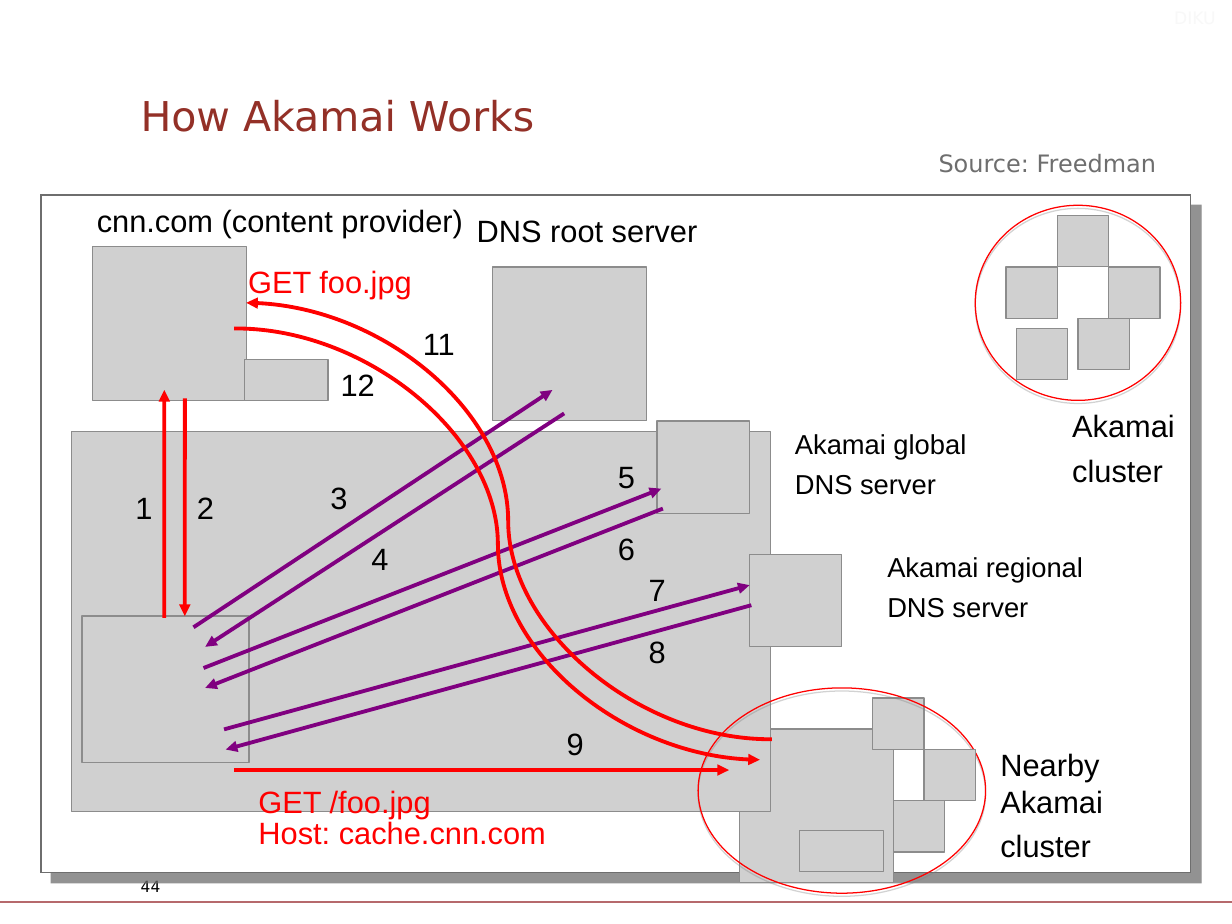
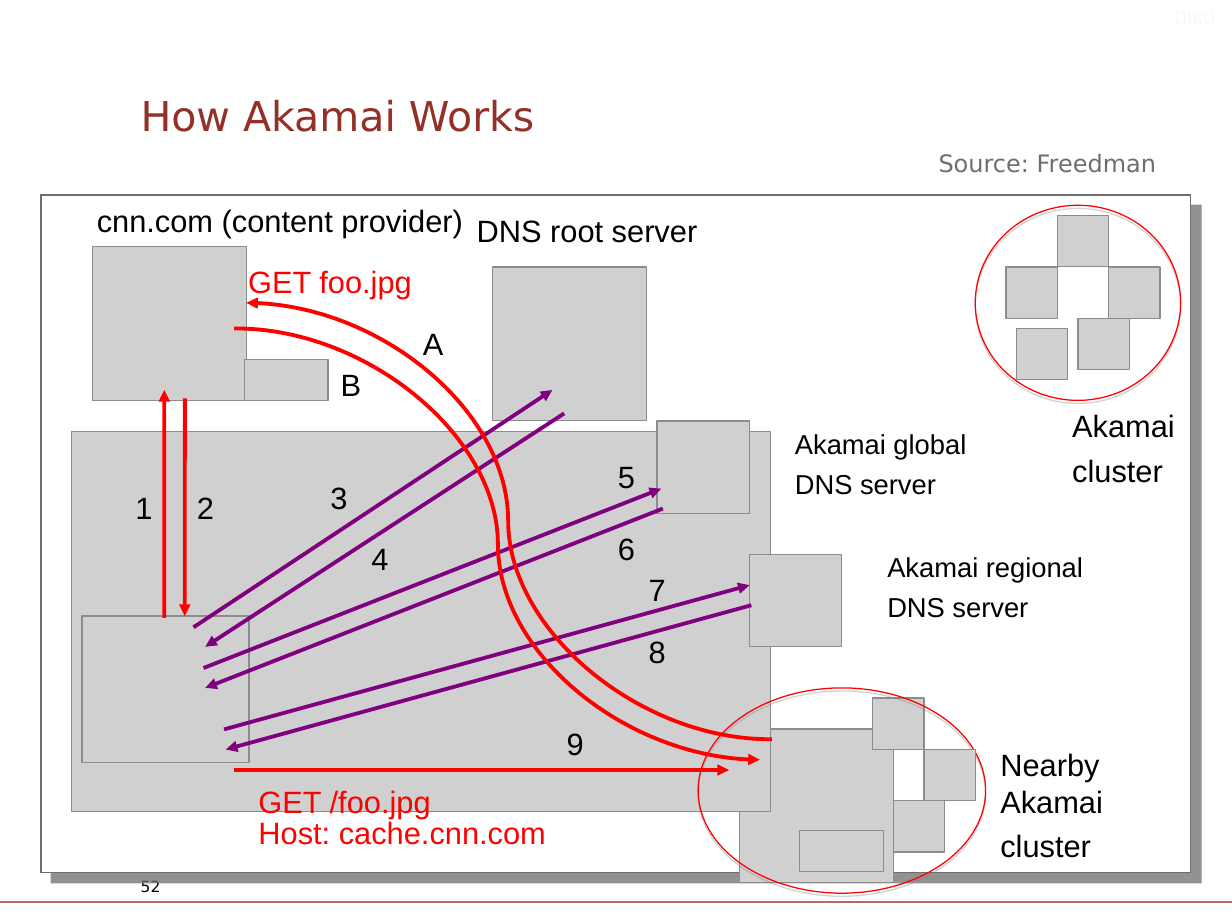
Before and after one commit to diku-compSys/compSys-e2021-pub, a slide deck: slide 52 of lectures/211103_application_layer_http/slides.odp (slide 44 before the commit). Drawn at 1232x924 pixels with LibreOffice and Linux fonts; fonts in the diff are those of the drawing; grey boxes stand for pictures; background and template pictures are left out. Boxes give left, top, right and bottom in pixels: in the first picture for what was removed or moved away, otherwise in the second. Text is boxed around its words. In the diff, an @@ line names an element or a change of style, - is before the commit and + after.

```diff
--- a/lectures/211103_application_layer_http/slides.odp
+++ b/lectures/211103_application_layer_http/slides.odp
@@ text at (x1=423, y1=333, x2=444, y2=355): text changed @@
-11
+A
@@ text at (x1=341, y1=374, x2=362, y2=396): text changed @@
-12
+B
@@ page number at (x1=141, y1=879, x2=161, y2=892): text changed @@
-44
+52
```
Also in this commit, not shown: 11 other slides changed, 8 slides added, 3 other files.
